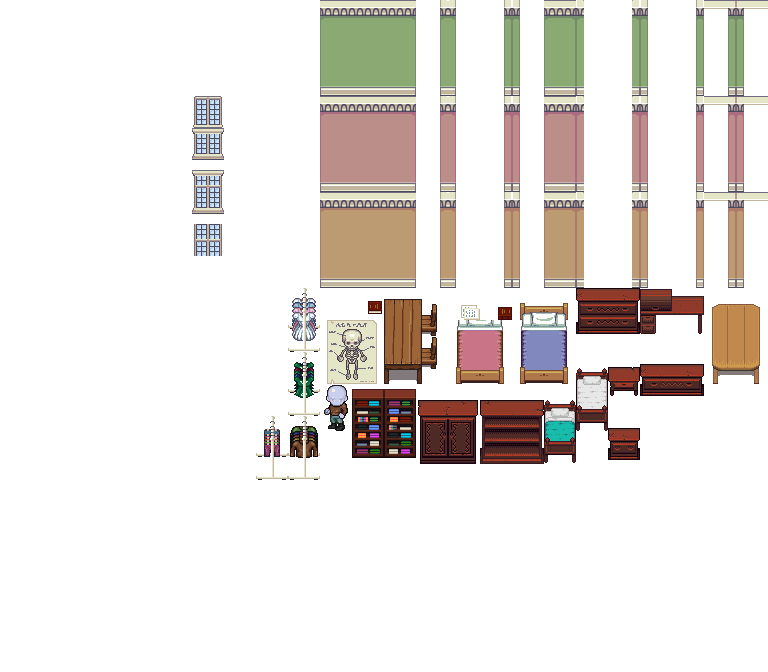
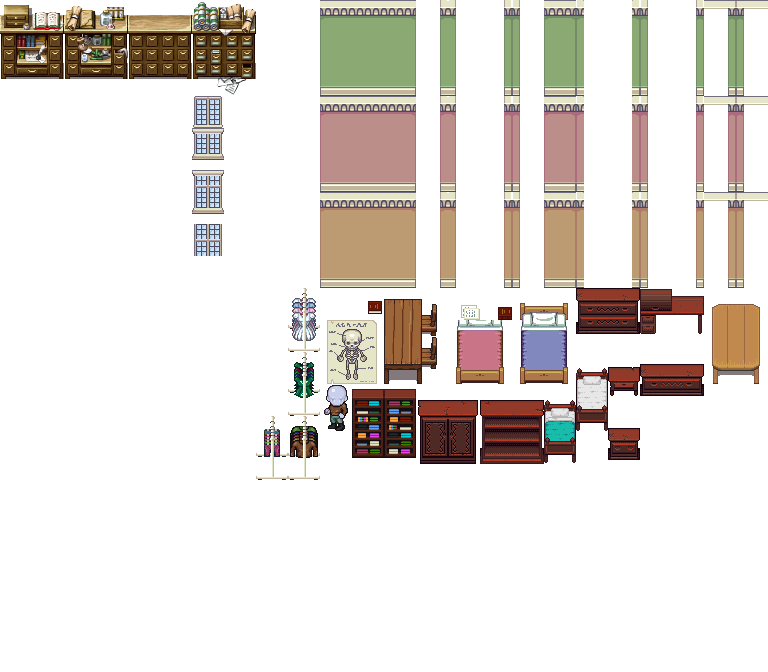
Before/after of a 768×672 layered artwork. What changed in the layer stack:
painted on "ak&#039;s_assets.png" over box(0, 0, 256, 95)
